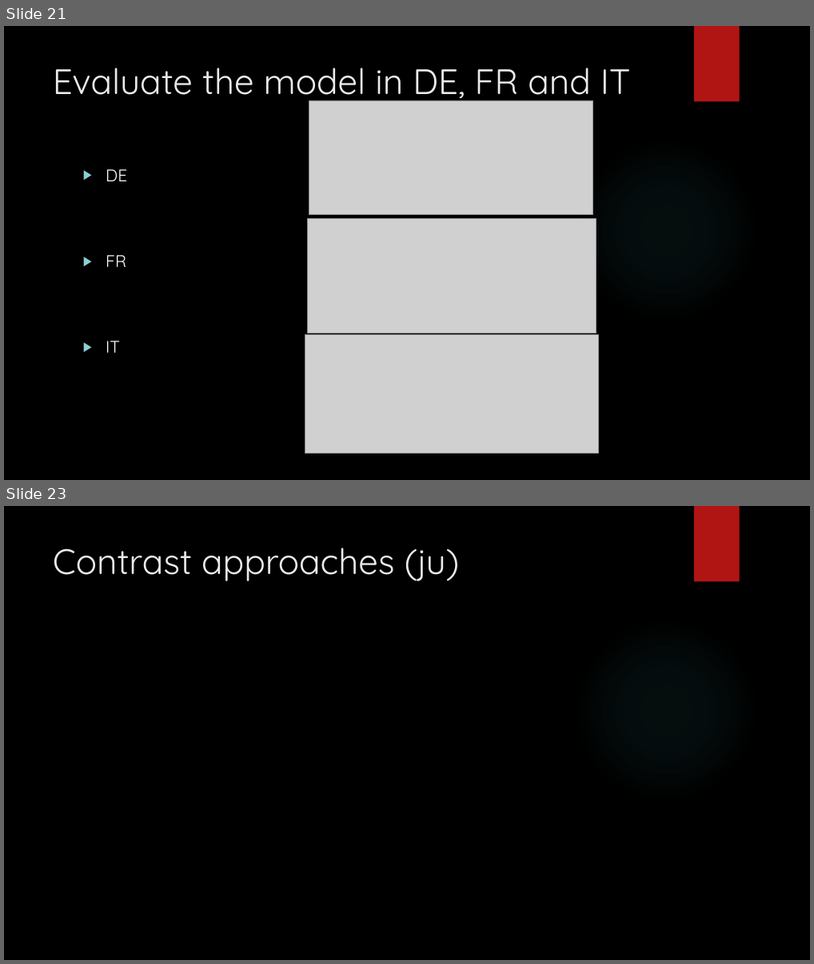
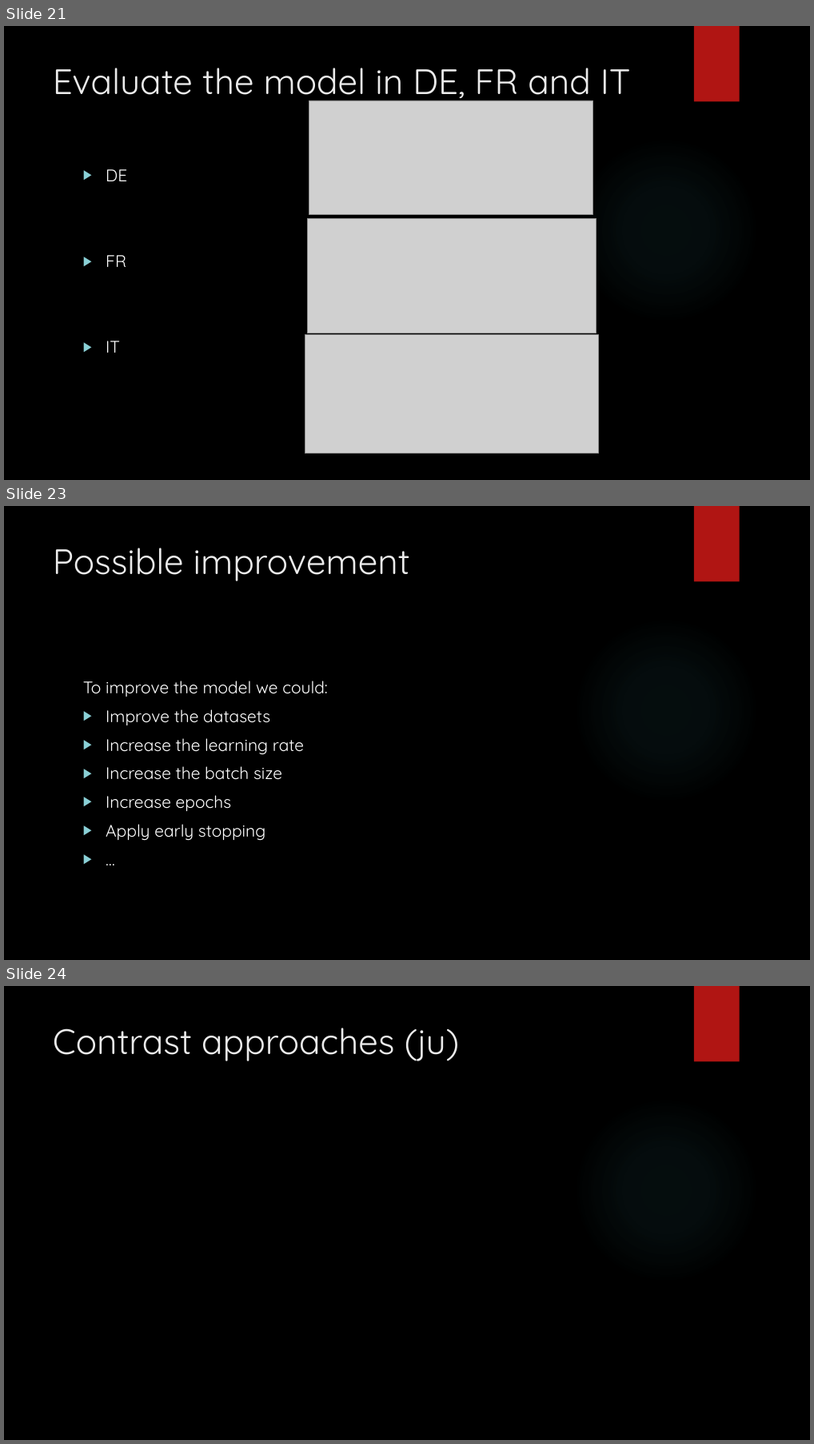
Before and after one commit to Beabir/TaskModule4_MNER, a slide deck: CAS NLP Module 4_jd_bb.pptx. Shown one above the other, each under a label of ours: slides 21 and 23 before the commit, slides 21, 23 and 24 after it; the slides between them are not shown. The pictures are 814x964 and 814x1444 pixels, drawn with LibreOffice and Linux fonts; fonts in the diff are those of the drawing; grey boxes stand for pictures; background and template pictures are left out. Boxes give left, top, right and bottom in pixels: in the first picture for what was removed or moved away, otherwise in the second. Text is boxed around its words. In the diff, an @@ line names an element or a change of style, - is before the commit and + after.

```diff
--- a/CAS NLP Module 4_jd_bb.pptx
+++ b/CAS NLP Module 4_jd_bb.pptx
@@ slide 23 added at (4,506,810,960), background picture (left out); not listed: 2 template elements that a slide beside it also shows @@
@@ title added at (53,548,410,581), 42 pt, text #EBEBEB @@
+Possible improvement
@@ text added at (83,680,328,840), 20 pt, text #FFFFFF @@
+To improve the model we could:
+▶ Improve the datasets
+▶ Increase the learning rate
+▶ Increase the batch size
+▶ Increase epochs
+▶ Apply early stopping
+▶ …
@@ what was slide 23 is now slide 24 @@
```
Also in this commit, not shown: 8 slides changed, 1 other slide added, 1 slide removed, 1 other file.
